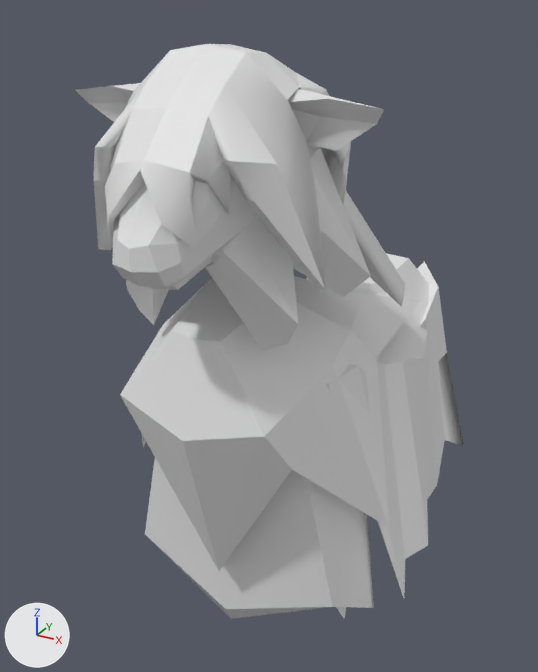
One commit to the FBX model Assets/BlenderModels/LongwoolBody.fbx: the scene before it, then after it.
Before and after are seen from a camera (50 mm lens) standing at (4.42, -9.89, 7.73) and looking at (-0.49, -0.97, 3.27). The lights are fixed; the arrows at lower left show +X, +Y and +Z. The picture after the commit comes second. Where no turn or scale is listed for an object, it has been applied to the vertices.

The first picture shows 'longwoolBody2ndAttempt', 'longwoolHead@ndAttempt', 'longwoolLegs'.
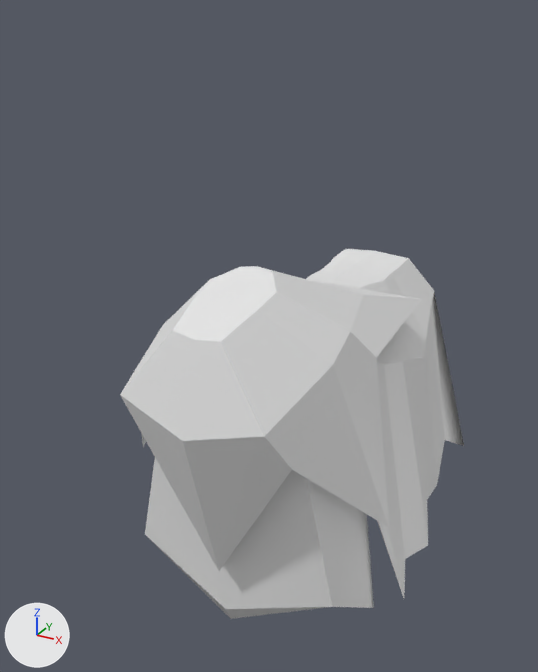
The change, as a diff of the scene's bpy script:
```diff
--- a/Assets/BlenderModels/LongwoolBody.fbx.py
+++ b/Assets/BlenderModels/LongwoolBody.fbx.py
@@ ob_longwoolhead_ndattempt @@
-ob_longwoolhead_ndattempt = bpy.data.objects.new('longwoolHead@ndAttempt', me_sphere_004)
-ob_longwoolhead_ndattempt.location = (0.0, -3.29, 4.77)
@@ ob_longwoollegs @@
-ob_longwoollegs = bpy.data.objects.new('longwoolLegs', me_sphere_005)
-ob_longwoollegs.location = (0.0, -0.22, 1.53)
```

Location of each change, [x1, y1, x2, y2] in pixels of the pictures (538 x 672 px):
'longwoolHead@ndAttempt', deleted: before [75, 44, 406, 350]
'longwoolLegs', deleted (mostly hidden): before [294, 262, 447, 619]
